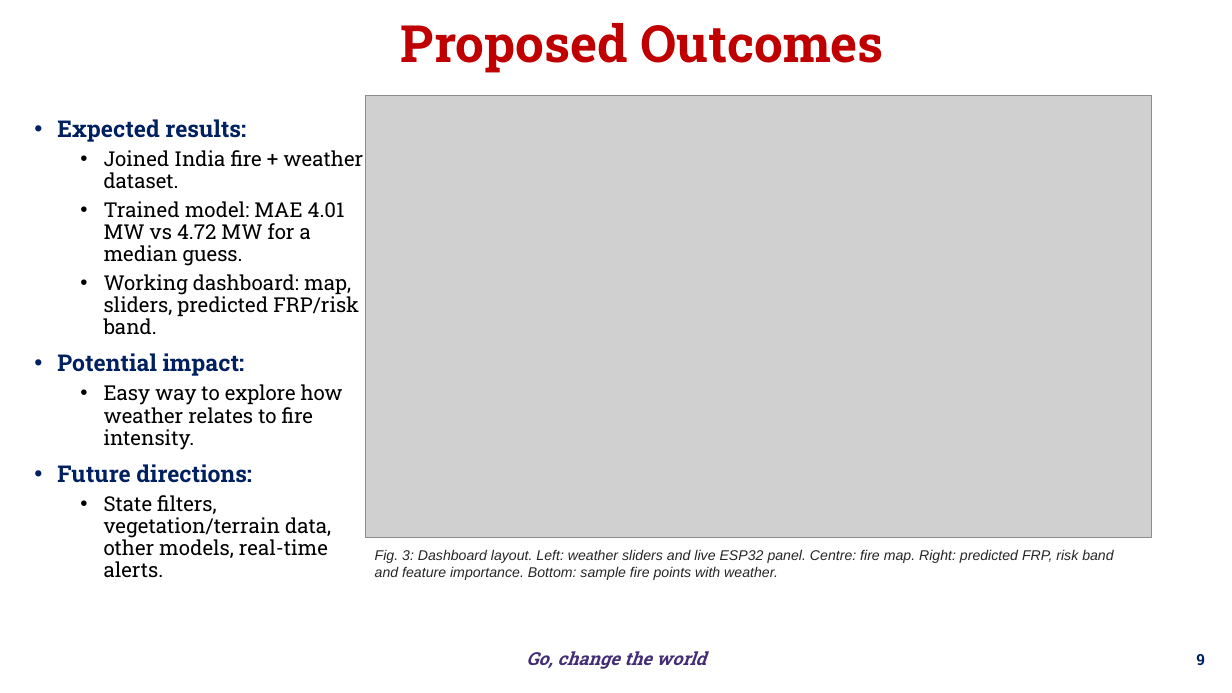
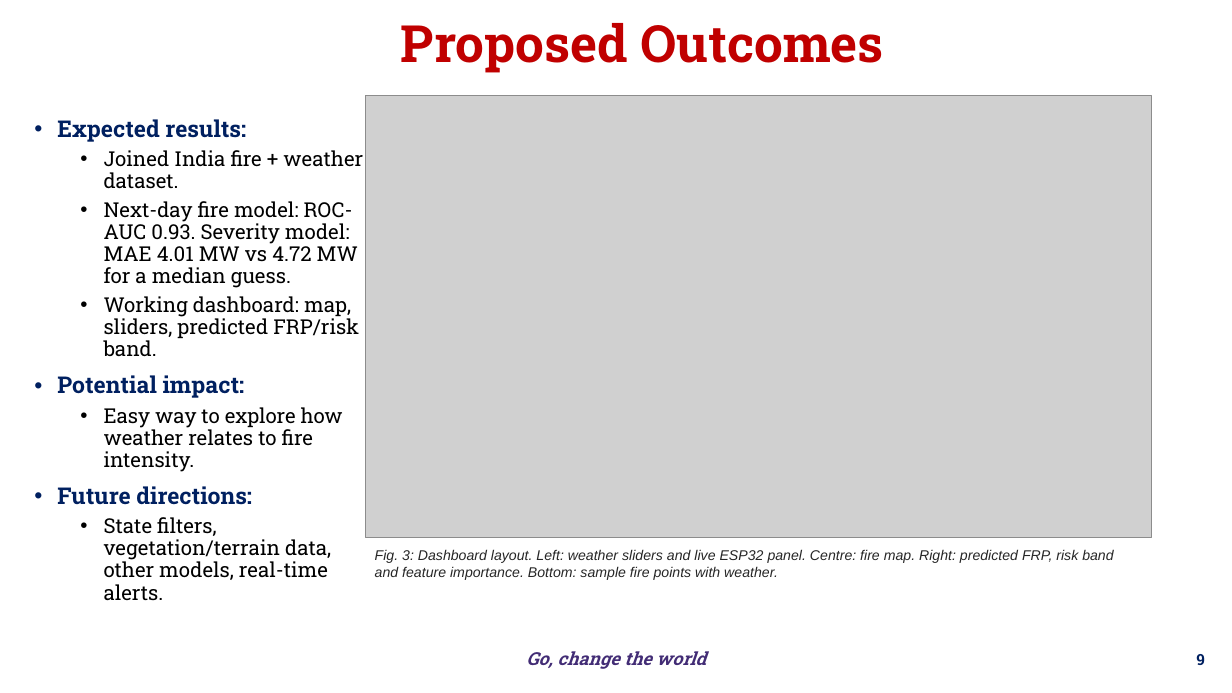
Before and after one commit to bnsama29-cloud/wildfire-estimation-evs, a slide deck: slide 9 of docs/EL_Phase1_Wildfire.pptx. Drawn at 1232x693 pixels with LibreOffice and Linux fonts; fonts in the diff are those of the drawing; grey boxes stand for pictures; background and template pictures are left out. Boxes give left, top, right and bottom in pixels: in the first picture for what was removed or moved away, otherwise in the second. Text is boxed around its words. In the diff, an @@ line names an element or a change of style, - is before the commit and + after.

```diff
--- a/docs/EL_Phase1_Wildfire.pptx
+++ b/docs/EL_Phase1_Wildfire.pptx
@@ text at (104, 201, 358, 288): text changed @@
-  • Trained model: MAE 4.01 MW vs 4.72 MW for a median guess.
+  • Next-day fire model: ROC-AUC 0.93. Severity model: MAE 4.01 MW vs 4.72 MW for a median guess.
```
Also in this commit, not shown: 4 other slides changed, 3 other files.
